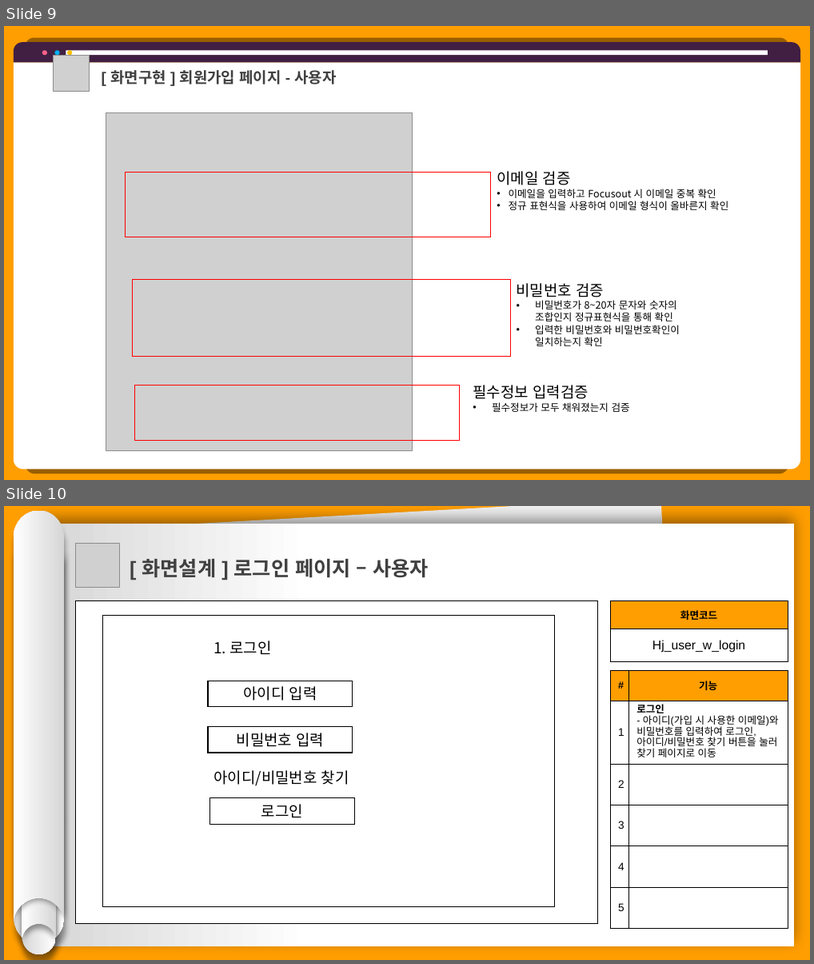
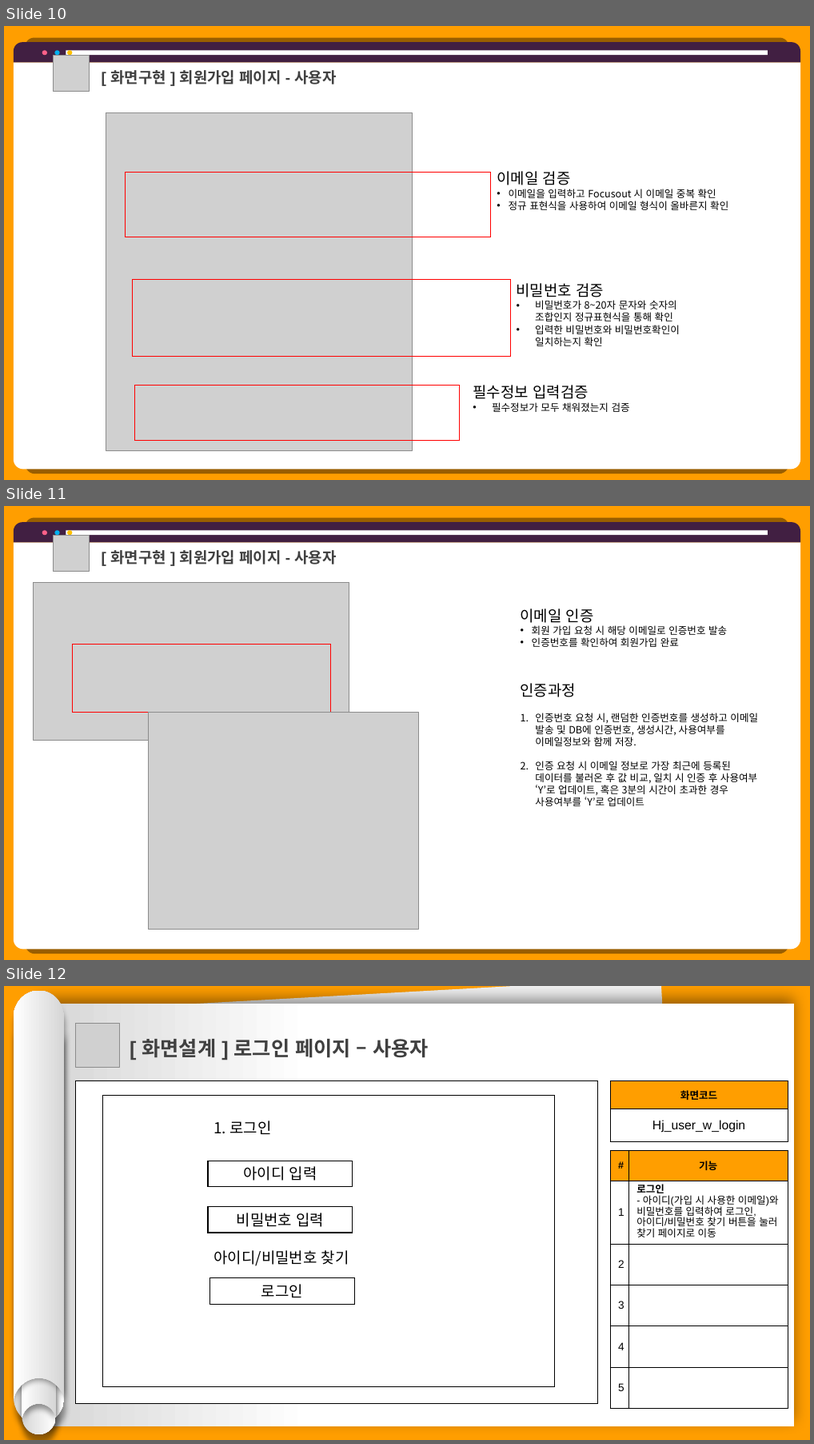
Before and after one commit to hhsw07/ezen-academy-projects, a slide deck: 0 발표용 파워포인트/project06 - 파워포인트 종합 - 형준.pptx. Shown one above the other, each under a label of ours: slides 9 and 10 before the commit, slides 10, 11 and 12 after it. The pictures are 814x964 and 814x1444 pixels, drawn with LibreOffice and Linux fonts; fonts in the diff are those of the drawing; grey boxes stand for pictures. Boxes give left, top, right and bottom in pixels: in the first picture for what was removed or moved away, otherwise in the second. Text is boxed around its words. In the diff, an @@ line names an element or a change of style, - is before the commit and + after.

```diff
--- a/0 발표용 파워포인트/project06 - 파워포인트 종합 - 형준.pptx
+++ b/0 발표용 파워포인트/project06 - 파워포인트 종합 - 형준.pptx
@@ slide 11 added at (4,506,810,960), background #FF9E00 @@
@@ round same rect added at (14,522,802,542), fill #411F42 @@
@@ round same rect added at (14,542,802,949), fill #FFFFFF @@
@@ ellipse added at (42,530,47,535), fill #FF6189 @@
@@ picture added at (54,535,90,571) @@
@@ ellipse added at (55,530,60,535), fill #00B0F0 @@
@@ rectangle added at (66,530,768,535), fill #FFFFFF @@
@@ ellipse added at (67,530,72,535), fill #FFC000 @@
@@ text added at (110,550,337,564), 18 pt, text #404040, bold @@
+[ 화면구현 ] 회원가입 페이지 - 사용자
@@ picture added at (33,582,350,740) @@
@@ text added at (521,608,727,647), 12 pt, text #000000 @@
+이메일 인증
+• 회원 가입 요청 시 해당 이메일로 인증번호 발송
+• 인증번호를 확인하여 회원가입 완료
@@ rectangle added at (72,644,331,712), outline #FF0000 1 pt @@
@@ text added at (521,683,758,806), 12 pt, text #000000 @@
+인증과정
+1. 인증번호 요청 시, 랜덤한 인증번호를 생성하고 이메일 발송 및 DB에 인증번호, 생성시간, 사용여부를 이메일정보와 함께 저장.
+2. 인증 요청 시 이메일 정보로 가장 최근에 등록된 데이터를 불러온 후 값 비교, 일치 시 인증 후 사용여부 ‘Y’로 업데이트, 혹은 3분의 시간이 초과한 경우 사용여부를 ‘Y’로 업데이트
@@ picture added at (149,712,418,929) @@
@@ what was slide 9 is now slide 10 @@
@@ what was slide 10 is now slide 12 @@
```
Also in this commit, not shown: 5 other slides added, 1 other file.
